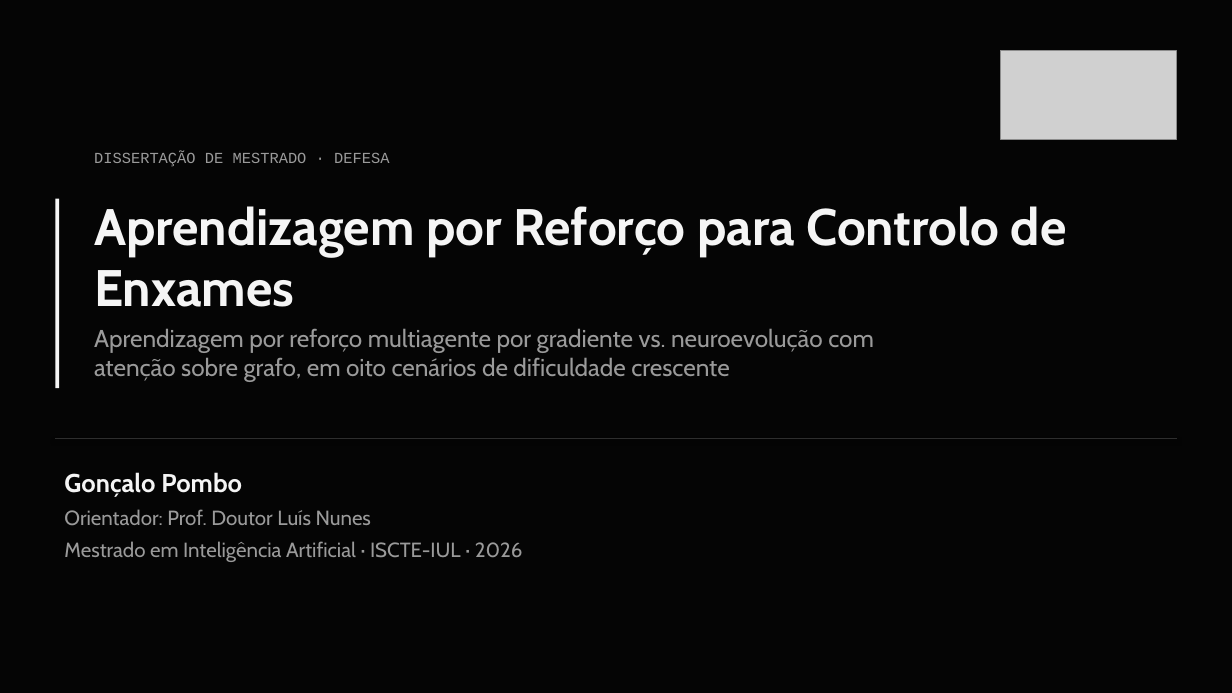
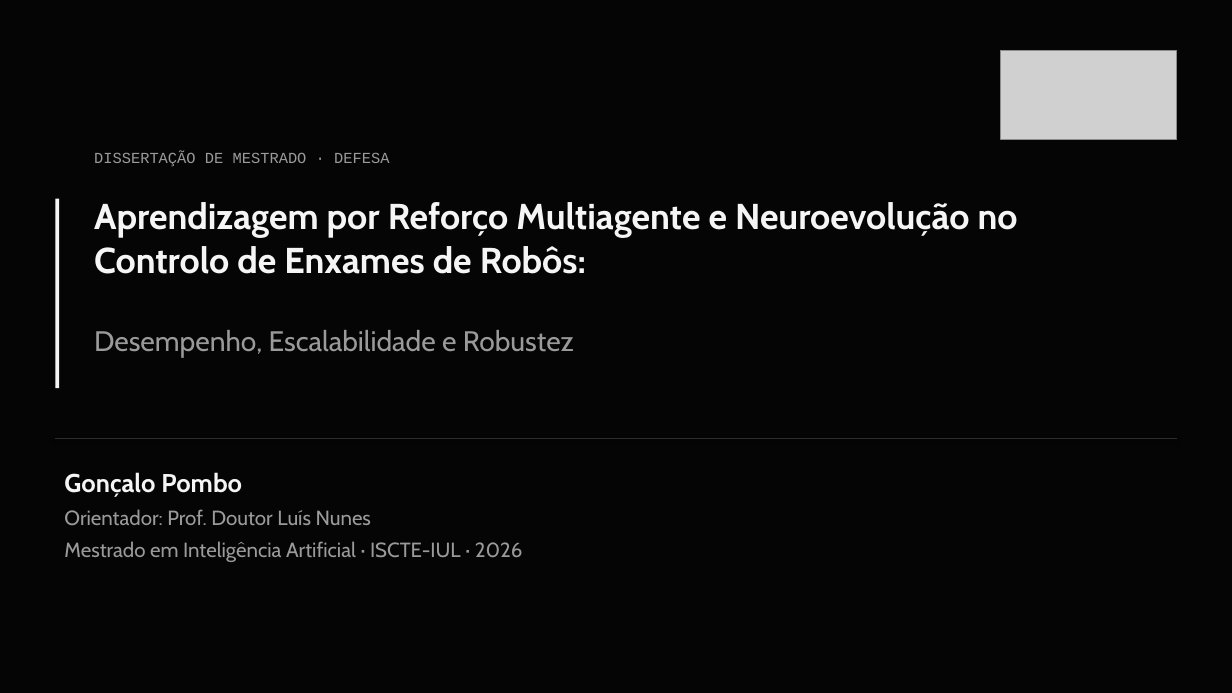
Before and after one commit to Pombo2001/swarm-robotics-tese, a slide deck: slide 1 of Defesa/slides_defesa.pptx. Drawn at 1232x693 pixels with LibreOffice and Linux fonts; fonts in the diff are those of the drawing; grey boxes stand for pictures. Boxes give left, top, right and bottom in pixels: in the first picture for what was removed or moved away, otherwise in the second. Text is boxed around its words. In the diff, an @@ line names an element or a change of style, - is before the commit and + after.

Commit message:
fix(defesa): os slides acompanham o título novo e perdem as «recolhas»
- Capa: o título completo, com «Desempenho, Escalabilidade e Robustez»
  no lugar do subtítulo descritivo.
- Notas do orador do slide 1: diziam ainda o título antigo.
- Slide «O protocolo»: o gráfico de barras era a cópia de 7 set, com
  «Recolhas» no título e no eixo; passa a ser a de final_7d (14 set),
  gerada pelo mesmo script com «Chegadas».
- Números com milhares («2 940», «1 680», ...) com espaço inquebrável,
  para não partirem na mudança de linha; «o fitness» → «a fitness»,
  como na tese.

```diff
--- a/Defesa/slides_defesa.pptx
+++ b/Defesa/slides_defesa.pptx
@@ text at [94,202,1018,274]: text changed; size 40 to 28 pt @@
-Aprendizagem por Reforço para Controlo de Enxames
+Aprendizagem por Reforço Multiagente e Neuroevolução no Controlo de Enxames de Robôs:
@@ text at [94,330,574,357]: text changed; size 19 to 22 pt @@
-Aprendizagem por reforço multiagente por gradiente vs. neuroevolução com atenção sobre grafo, em oito cenários de dificuldade crescente
+Desempenho, Escalabilidade e Robustez
```
Also in this commit, not shown: 19 other slides changed, 2 other files.
